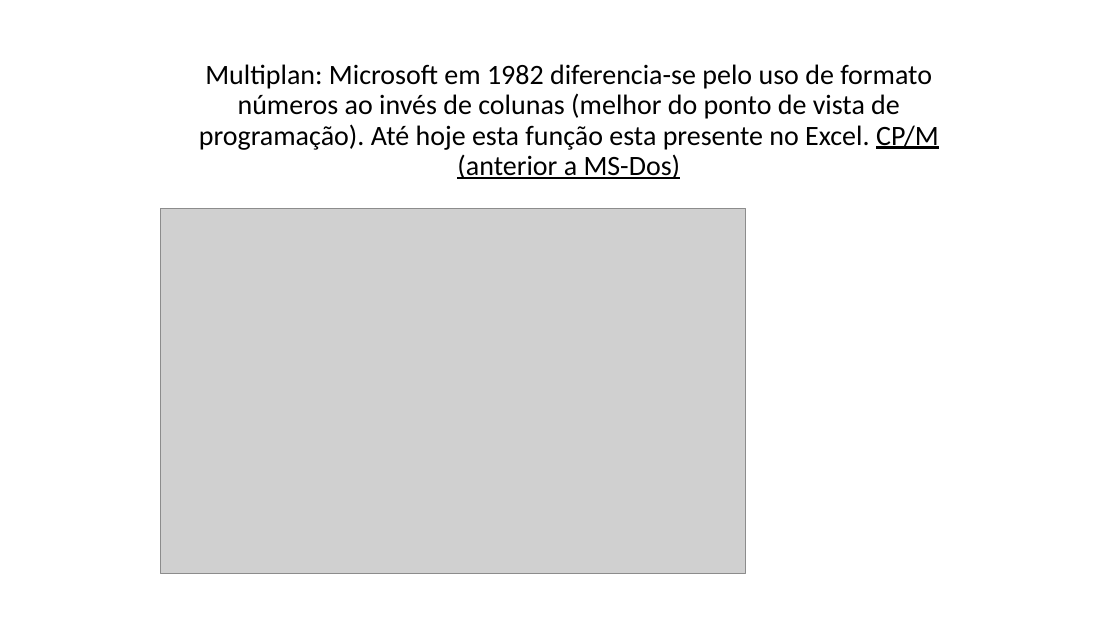
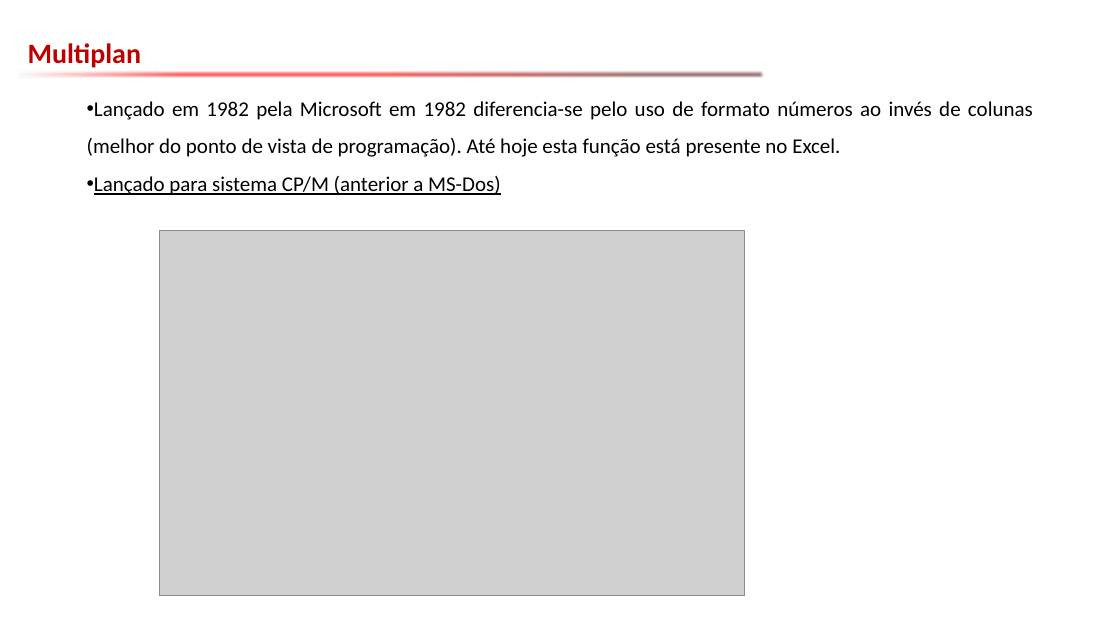
Before and after one commit to emerson-fenrir/Excel_Basico, a slide deck: slide 9 of Aula2.pptx (slide 4 before the commit). Drawn at 1120x630 pixels with LibreOffice and Linux fonts; fonts in the diff are those of the drawing; grey boxes stand for pictures; background and template pictures are left out. Boxes give left, top, right and bottom in pixels: in the first picture for what was removed or moved away, otherwise in the second. Text is boxed around its words. In the diff, an @@ line names an element or a change of style, - is before the commit and + after.

```diff
--- a/Aula2.pptx
+++ b/Aula2.pptx
@@ text added at (x1=28, y1=43, x2=141, y2=68), 24 pt, text #C00000, bold @@
+Multiplan
@@ right arrow added at (x1=16, y1=68, x2=765, y2=81), fill gradient #F6FBFC to #FF0000 to #632523 @@
@@ subtitle at (x1=87, y1=101, x2=1033, y2=195): text changed; size 24 to 18 pt @@
-Multiplan: Microsoft em 1982 diferencia-se pelo uso de formato números ao invés de colunas (melhor do ponto de vista de programação). Até hoje esta função esta presente no Excel. CP/M (anterior a MS-Dos)
+• Lançado em 1982 pela Microsoft em 1982 diferencia-se pelo uso de formato números ao invés de colunas (melhor do ponto de vista de programação). Até hoje esta função está presente no Excel.
+• Lançado para sistema CP/M (anterior a MS-Dos)
@@ picture moved from (x1=160, y1=208, x2=745, y2=573) to (x1=160, y1=230, x2=744, y2=595) @@
```
Also in this commit, not shown: 32 other slides changed, 11 slides added, 3 slides removed, 2 other files.
